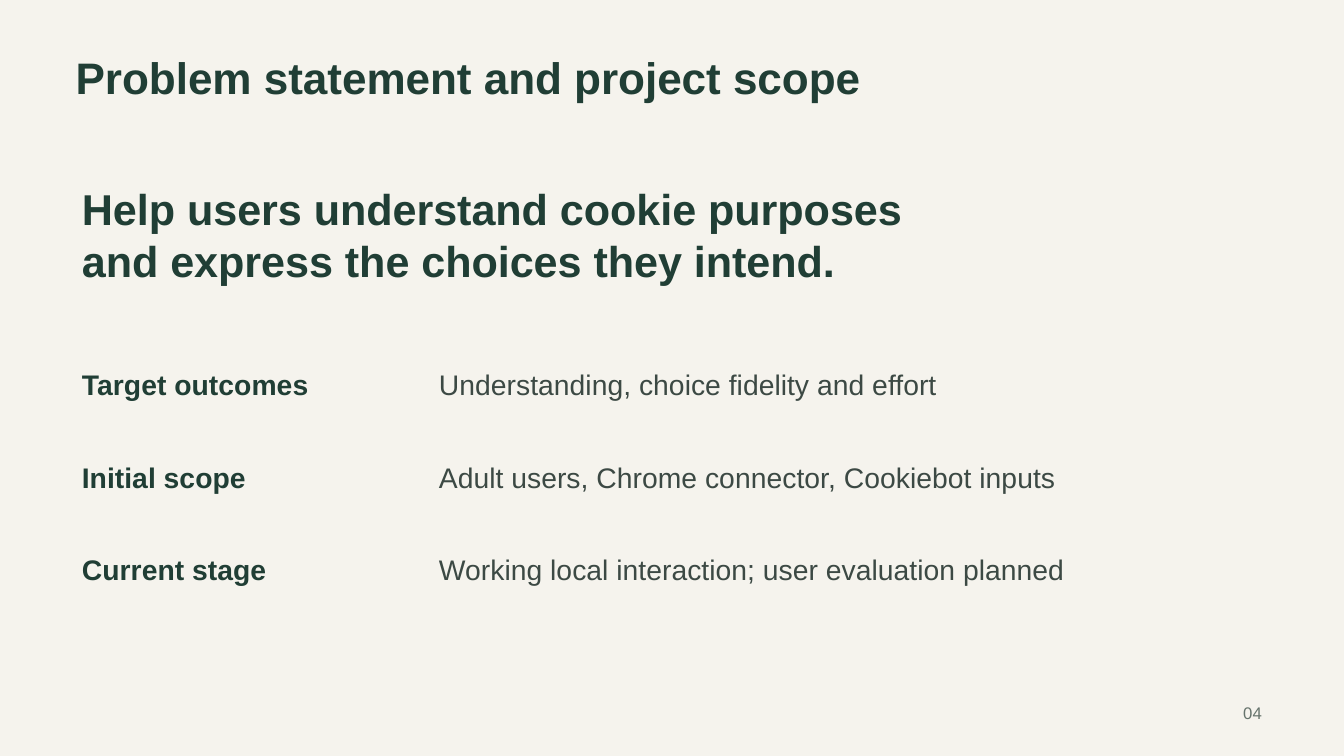
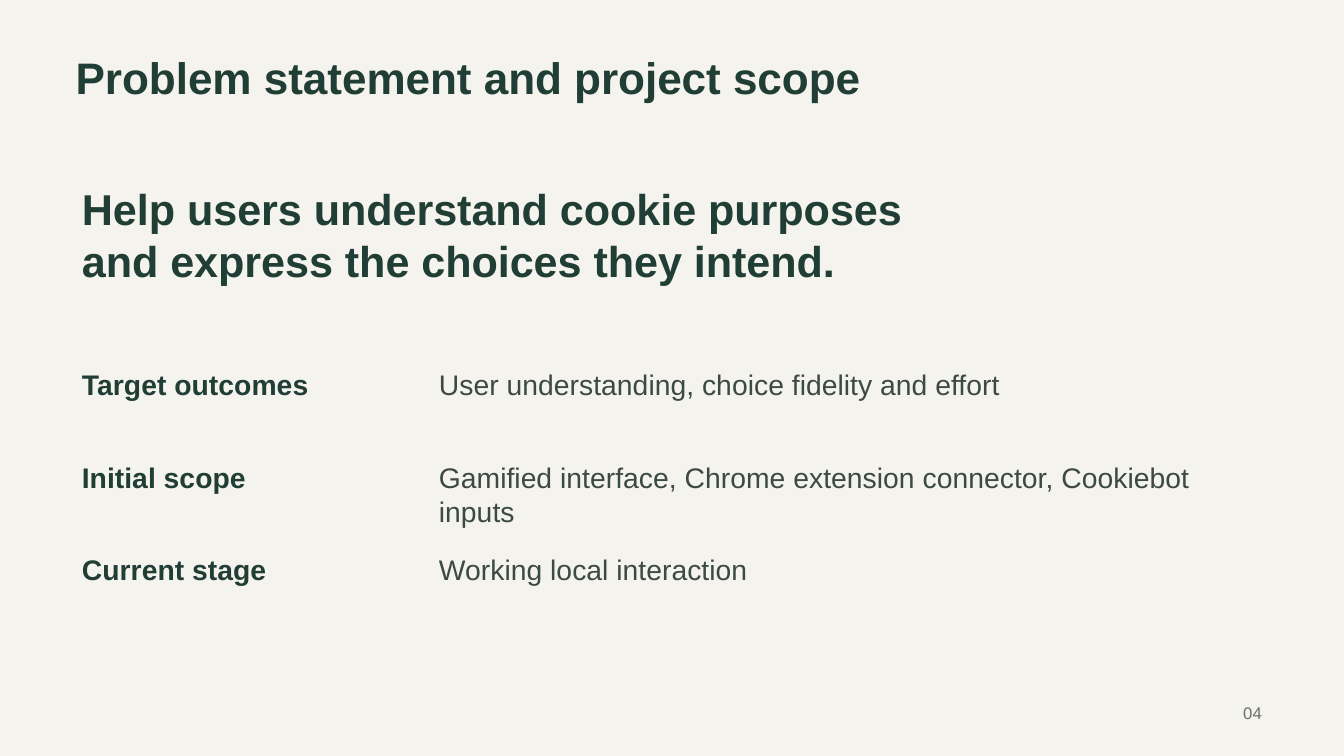
Before and after one commit to CXl0l0/cookiehome, a slide deck: slide 4 of output/presentation-expanded/Cookie_Homes_Presentation_Updated.pptx. Drawn at 1344x756 pixels with LibreOffice and Linux fonts; fonts in the diff are those of the drawing. Boxes give left, top, right and bottom in pixels: in the first picture for what was removed or moved away, otherwise in the second. Text is boxed around its words. In the diff, an @@ line names an element or a change of style, - is before the commit and + after.

```diff
--- a/output/presentation-expanded/Cookie_Homes_Presentation_Updated.pptx
+++ b/output/presentation-expanded/Cookie_Homes_Presentation_Updated.pptx
@@ text at box(439, 374, 999, 401): text changed @@
-Understanding, choice fidelity and effort
+User understanding, choice fidelity and effort
@@ text at box(439, 467, 1189, 528): text changed @@
-Adult users, Chrome connector, Cookiebot inputs
+Gamified interface, Chrome extension connector, Cookiebot inputs
@@ text at box(439, 559, 747, 586): text changed @@
-Working local interaction; user evaluation planned
+Working local interaction
```
Also in this commit, not shown: 18 other slides changed, 2 slides added, 2 slides removed, 1 other file.
